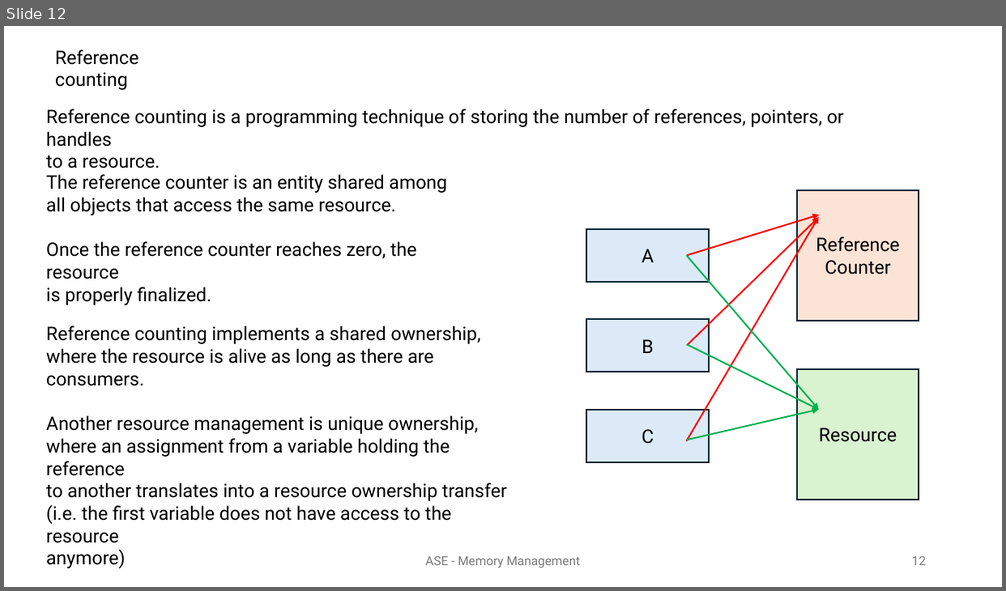
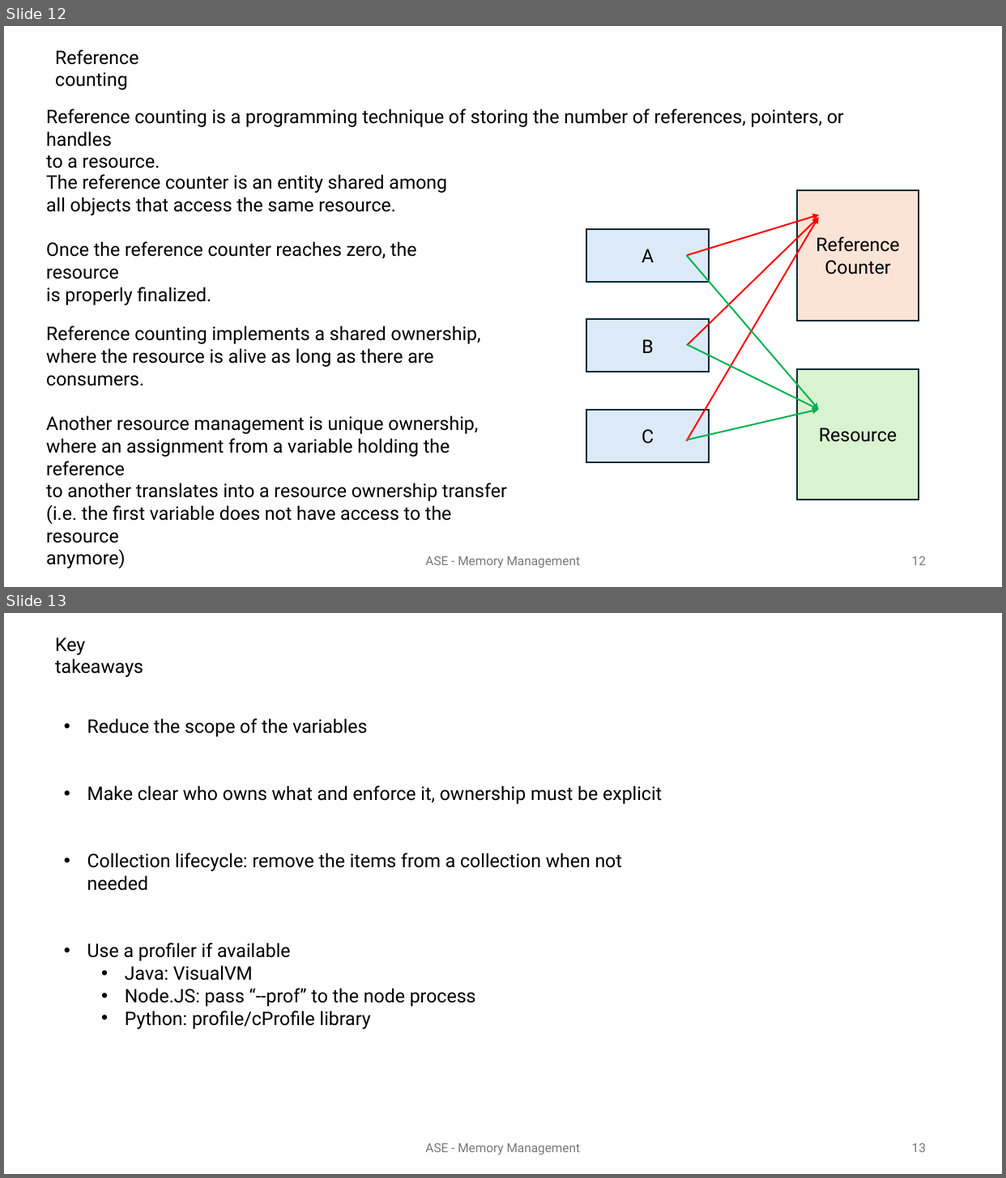
Before and after one commit to ComplexPlaneDev/ASE, a slide deck: Lesson.08 - Memory Management/Memory Management.pptx. Shown one above the other, each under a label of ours: slide 12 before the commit, slides 12 and 13 after it. The pictures are 1006x591 and 1006x1178 pixels, drawn with LibreOffice and Linux fonts; fonts in the diff are those of the drawing. Boxes give left, top, right and bottom in pixels: in the first picture for what was removed or moved away, otherwise in the second. Text is boxed around its words. In the diff, an @@ line names an element or a change of style, - is before the commit and + after.

Commit message:
Few modifications to the Memory Management lecture pptx

```diff
--- a/Lesson.08 - Memory Management/Memory Management.pptx
+++ b/Lesson.08 - Memory Management/Memory Management.pptx
@@ slide 13 added at [4, 613, 1002, 1174], background #FFFFFF @@
@@ text added at [55, 637, 143, 677], 18 pt, text #000000 @@
+Key takeaways
@@ text added at [87, 718, 662, 1007], 18 pt, text #000000 @@
+• Reduce the scope of the variables
+• Make clear who owns what and enforce it, ownership must be explicit
+• Collection lifecycle: remove the items from a collection when not needed
+• Use a profiler if available
+  • Java: VisualVM
+  • Node.JS: pass “--prof” to the node process
+  • Python: profile/cProfile library
@@ text added at [425, 1144, 581, 1155], 12 pt, text #797979 @@
+ASE - Memory Management
@@ page number added at [912, 1144, 926, 1152], 12 pt, text #797979 @@
+13
```
Also in this commit, not shown: 1 slide changed.
